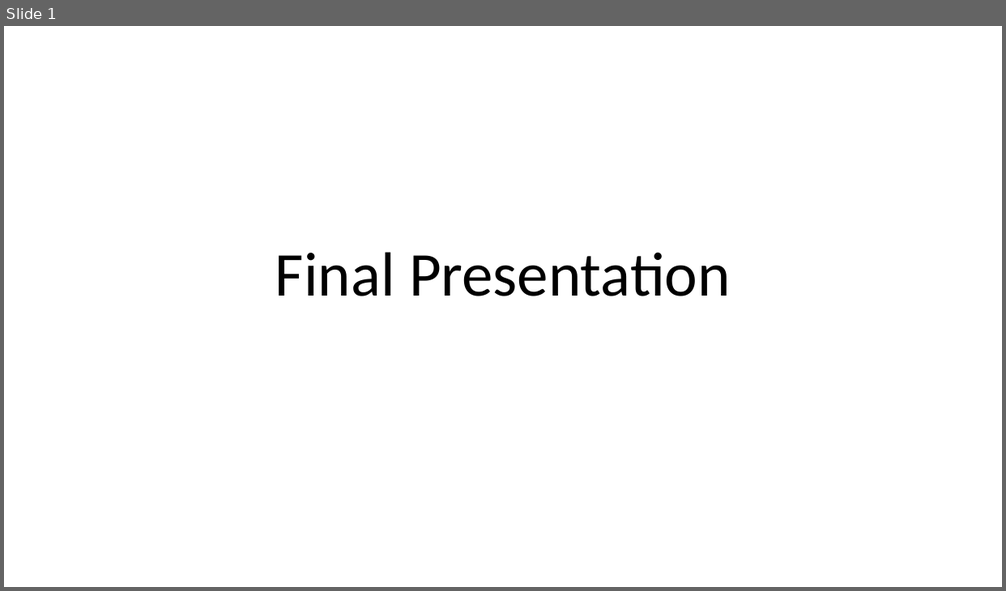
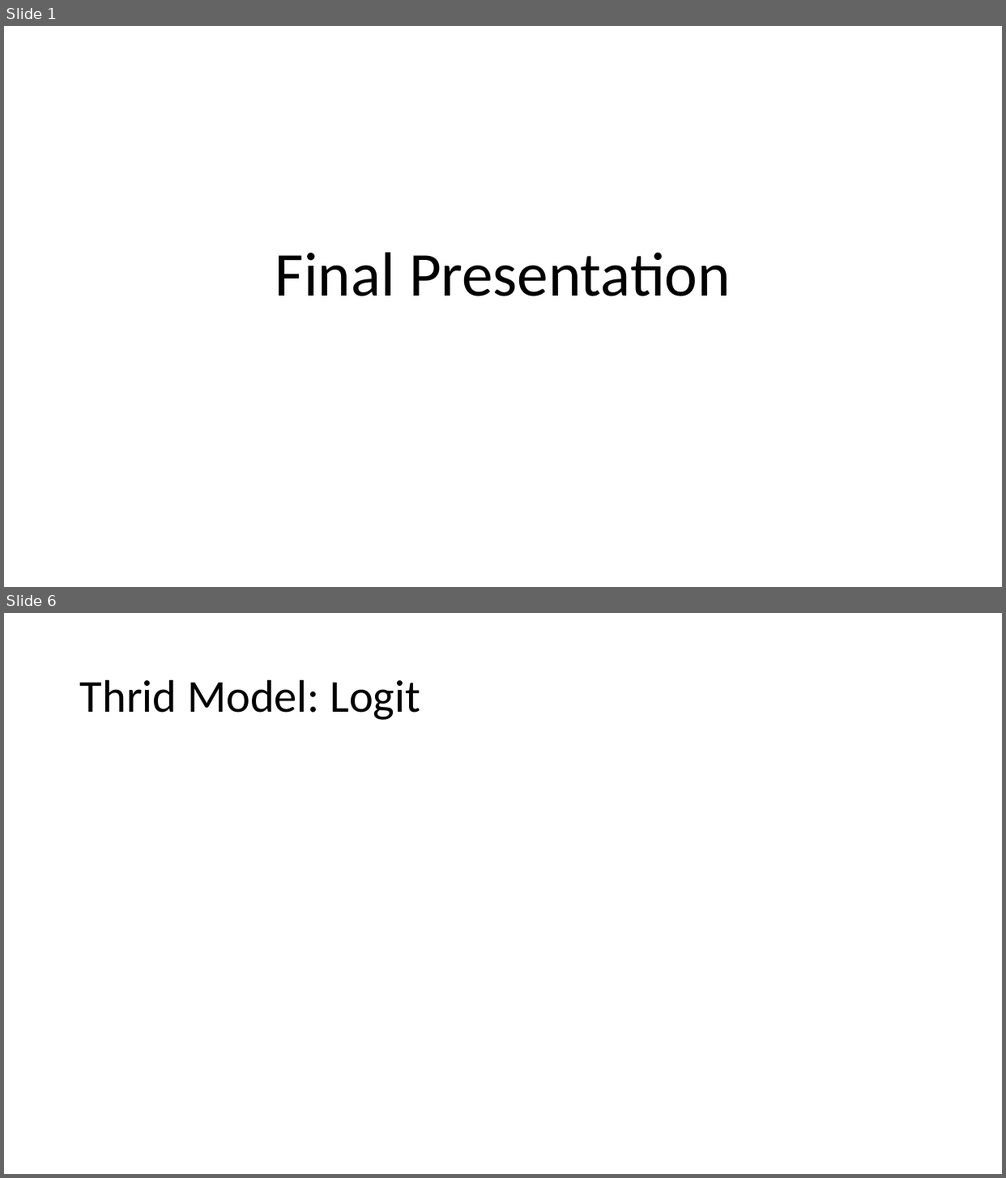
Before and after one commit to AlderCoder/Snow-finches, a slide deck: Final Presentation.pptx. Shown one above the other, each under a label of ours: slide 1 before the commit, slides 1 and 6 after it; the slides between them are not shown. The pictures are 1006x591 and 1006x1178 pixels, drawn with LibreOffice and Linux fonts; fonts in the diff are those of the drawing. Boxes give left, top, right and bottom in pixels: in the first picture for what was removed or moved away, otherwise in the second. Text is boxed around its words. In the diff, an @@ line names an element or a change of style, - is before the commit and + after.

Commit message:
logit model

```diff
--- a/Final Presentation.pptx
+++ b/Final Presentation.pptx
@@ slide 6 added at box(4, 613, 1002, 1174), background #FFFFFF @@
@@ title added at box(80, 679, 421, 720), 44 pt, text #000000 @@
+Thrid Model: Logit
```
Also in this commit, not shown: 4 slides changed, 4 other slides added, 1 slide removed, 3 other files.
